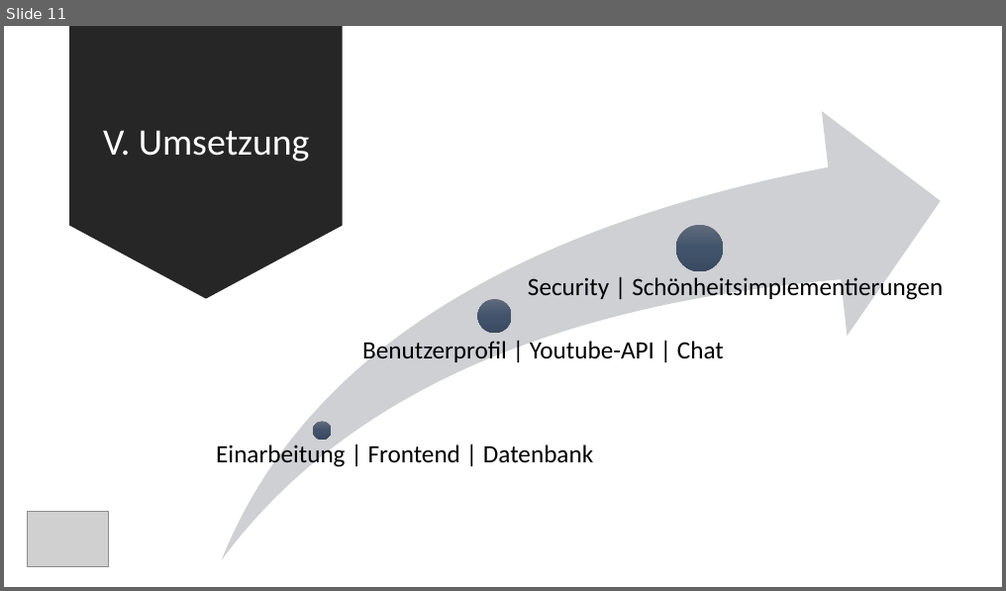
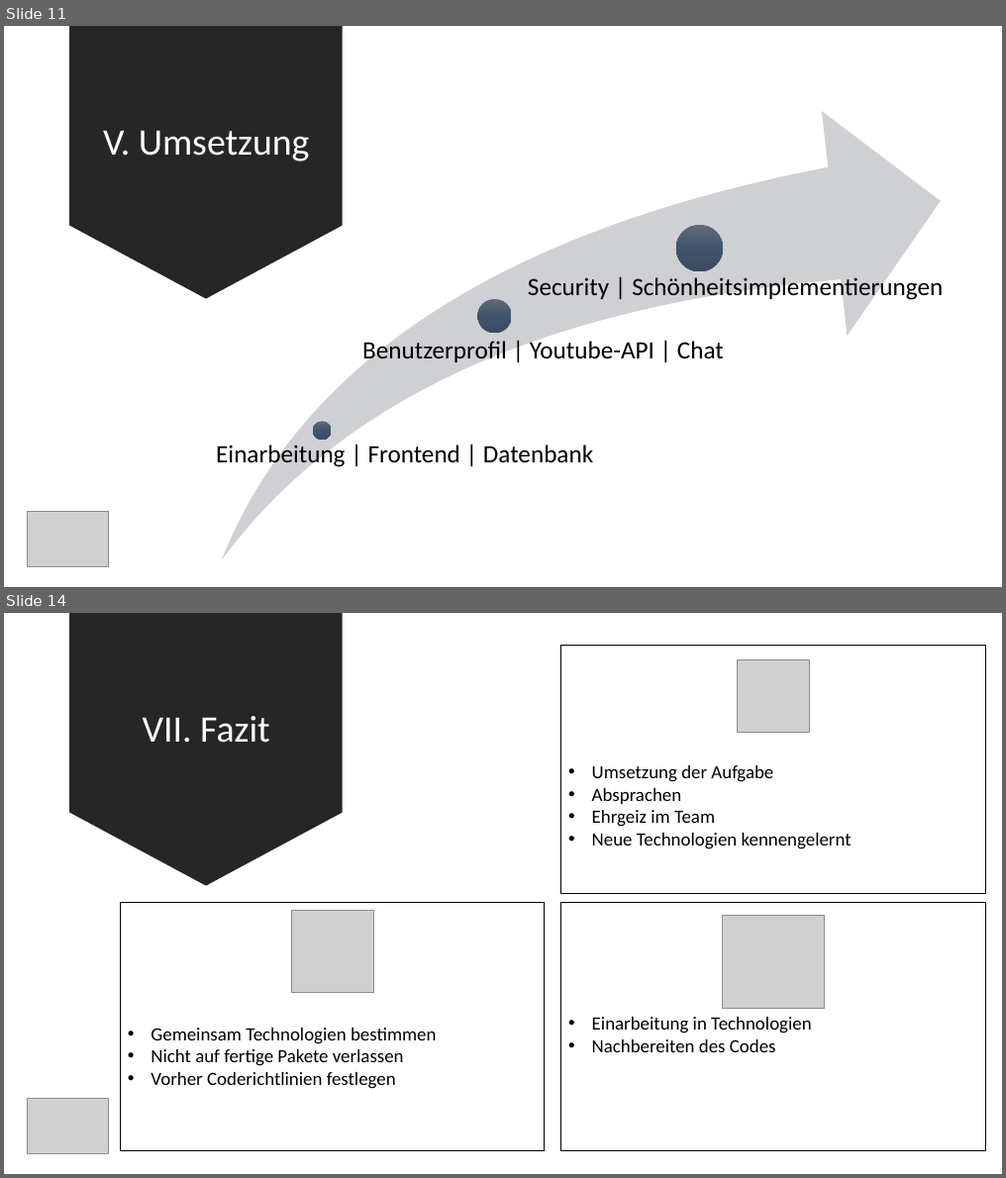
Before and after one commit to ArianMoser/StreamTogether, a slide deck: presentation/StreamTogether.pptx. Shown one above the other, each under a label of ours: slide 11 before the commit, slides 11 and 14 after it; the slides between them are not shown. The pictures are 1006x591 and 1006x1178 pixels, drawn with LibreOffice and Linux fonts; fonts in the diff are those of the drawing; grey boxes stand for pictures. Boxes give left, top, right and bottom in pixels: in the first picture for what was removed or moved away, otherwise in the second. Text is boxed around its words. In the diff, an @@ line names an element or a change of style, - is before the commit and + after.

```diff
--- a/presentation/StreamTogether.pptx
+++ b/presentation/StreamTogether.pptx
@@ slide 14 added at [4, 613, 1002, 1174], background #FFFFFF @@
@@ down arrow added at [70, 613, 344, 885], fill #262626 @@
@@ rectangle added at [561, 646, 985, 894], outline #000000 0.75 pt @@
@@ picture added at [737, 660, 810, 732] @@
@@ title added at [143, 716, 270, 743], 36 pt, text #FFFFFF @@
+VII. Fazit
@@ text added at [592, 765, 851, 850], 18 pt, text #000000 @@
+• Umsetzung der Aufgabe
+• Absprachen
+• Ehrgeiz im Team
+• Neue Technologien kennengelernt
@@ rectangle added at [120, 902, 545, 1151], outline #000000 0.75 pt @@
@@ rectangle added at [561, 903, 985, 1152], outline #000000 0.75 pt @@
@@ picture added at [291, 910, 374, 992] @@
@@ picture added at [723, 916, 824, 1008] @@
@@ text added at [151, 1028, 437, 1089], 18 pt, text #000000 @@
+• Gemeinsam Technologien bestimmen
+• Nicht auf fertige Pakete verlassen
+• Vorher Coderichtlinien festlegen
@@ text added at [592, 1017, 811, 1053], 18 pt, text #000000 @@
+• Einarbeitung in Technologien
+• Nachbereiten des Codes
@@ picture added at [27, 1099, 109, 1154] @@
```
Also in this commit, not shown: 8 slides changed, 2 other slides added, 1 slide removed, 4 other files.
